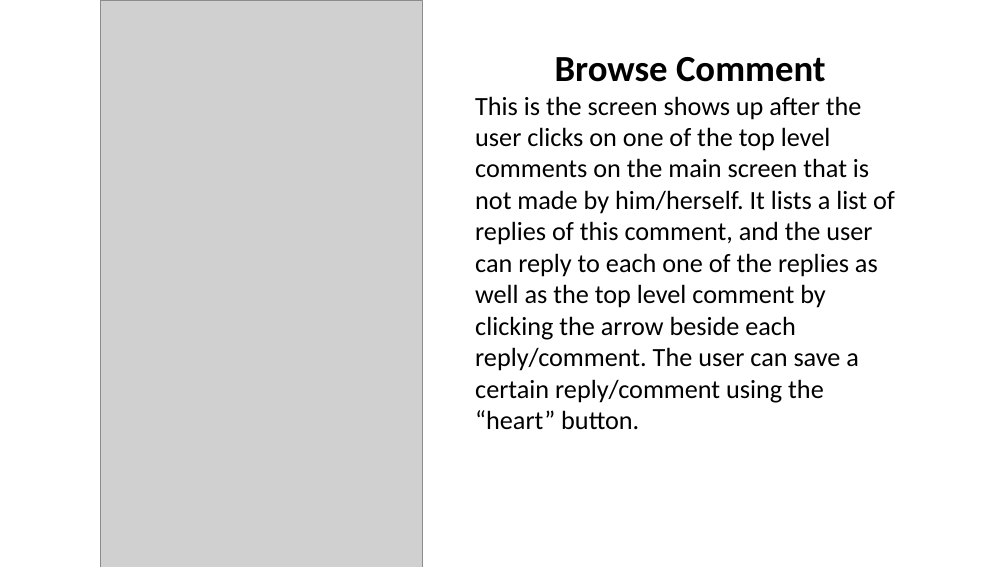
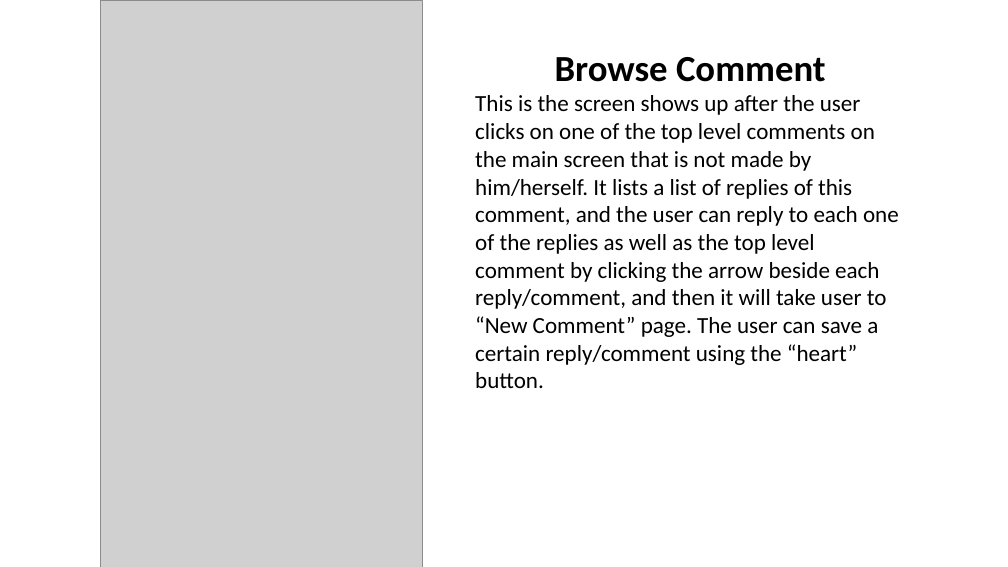
Before and after one commit to nyushko/Team04Project, a slide deck: slide 5 of doc/UImockup/Storybaord/Stroyboard.pptx. Drawn at 1008x567 pixels with LibreOffice and Linux fonts; fonts in the diff are those of the drawing; grey boxes stand for pictures. Boxes give left, top, right and bottom in pixels: in the first picture for what was removed or moved away, otherwise in the second. Text is boxed around its words. In the diff, an @@ line names an element or a change of style, - is before the commit and + after.

```diff
--- a/doc/UImockup/Storybaord/Stroyboard.pptx
+++ b/doc/UImockup/Storybaord/Stroyboard.pptx
@@ text at [475,95,899,388]: text changed; size 25 to 22 pt @@
-This is the screen shows up after the user clicks on one of the top level comments on the main screen that is not made by him/herself. It lists a list of replies of this comment, and the user can reply to each one of the replies as well as the top level comment by clicking the arrow beside each reply/comment. The user can save a certain reply/comment using the “heart” button.
+This is the screen shows up after the user clicks on one of the top level comments on the main screen that is not made by him/herself. It lists a list of replies of this comment, and the user can reply to each one of the replies as well as the top level comment by clicking the arrow beside each reply/comment, and then it will take user to “New Comment” page. The user can save a certain reply/comment using the “heart” button.
```
Also in this commit, not shown: 5 other slides changed, 3 slides added, 1 other file.
